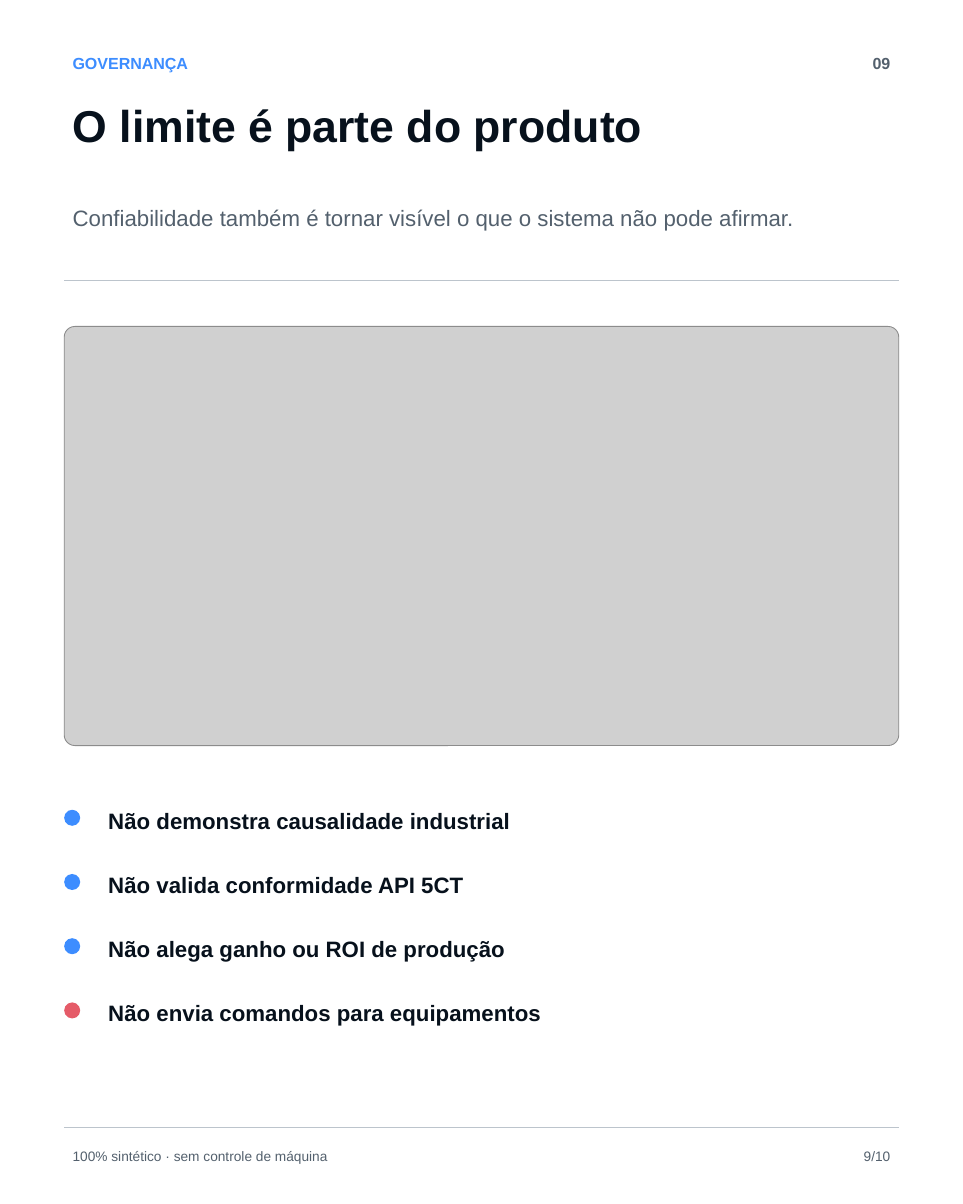
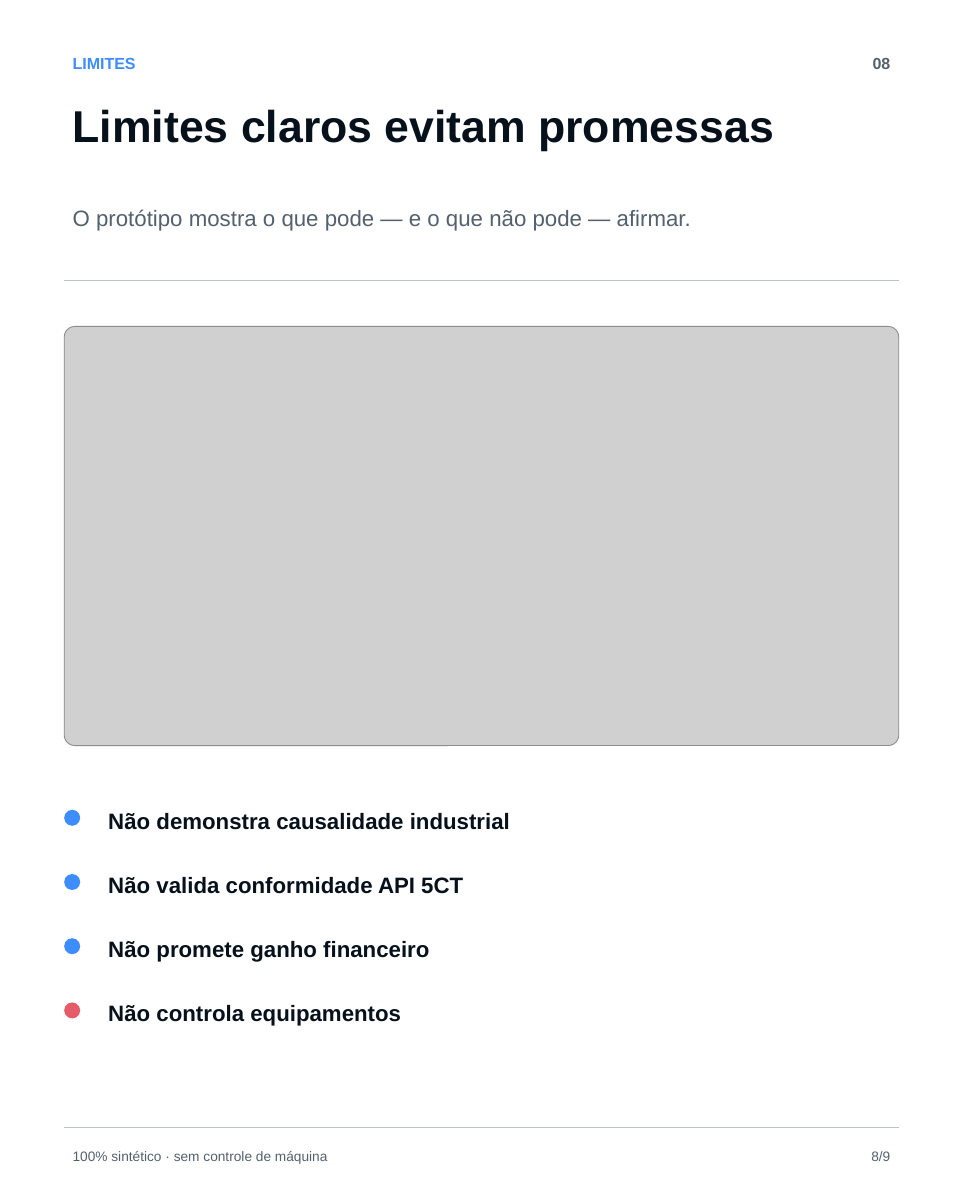
Before and after one commit to bryanleme/steelFlow-ai, a slide deck: slide 8 of docs/SteelFlow_AI_LinkedIn_Carousel.pptx (slide 9 before the commit). Drawn at 963x1204 pixels with LibreOffice and Linux fonts; fonts in the diff are those of the drawing; grey boxes stand for pictures. Boxes give left, top, right and bottom in pixels: in the first picture for what was removed or moved away, otherwise in the second. Text is boxed around its words. In the diff, an @@ line names an element or a change of style, - is before the commit and + after.

```diff
--- a/docs/SteelFlow_AI_LinkedIn_Carousel.pptx
+++ b/docs/SteelFlow_AI_LinkedIn_Carousel.pptx
@@ text at [73,58,136,69]: text changed @@
-GOVERNANÇA
+LIMITES
@@ text at [73,109,773,151]: text changed @@
-O limite é parte do produto
+Limites claros evitam promessas
@@ text at [73,209,691,231]: text changed @@
-Confiabilidade também é tornar visível o que o sistema não pode afirmar.
+O protótipo mostra o que pode — e o que não pode — afirmar.
@@ text at [108,941,429,962]: text changed @@
-Não alega ganho ou ROI de produção
+Não promete ganho financeiro
@@ text at [108,1005,401,1026]: text changed @@
-Não envia comandos para equipamentos
+Não controla equipamentos
@@ text at [871,1151,890,1161]: text changed @@
-9/10
+8/9
```
Also in this commit, not shown: 8 other slides changed, 1 slide removed, 3 other files.
